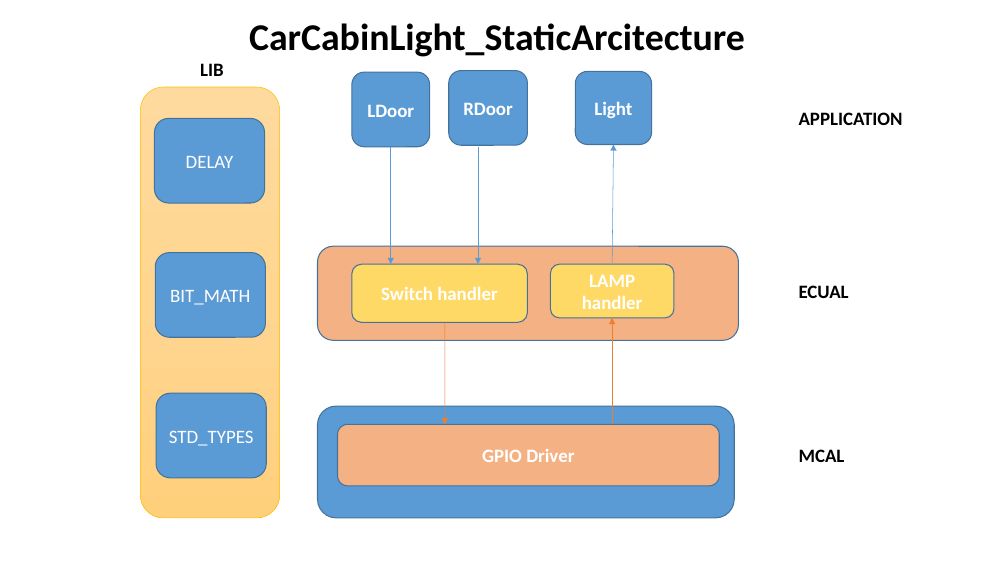
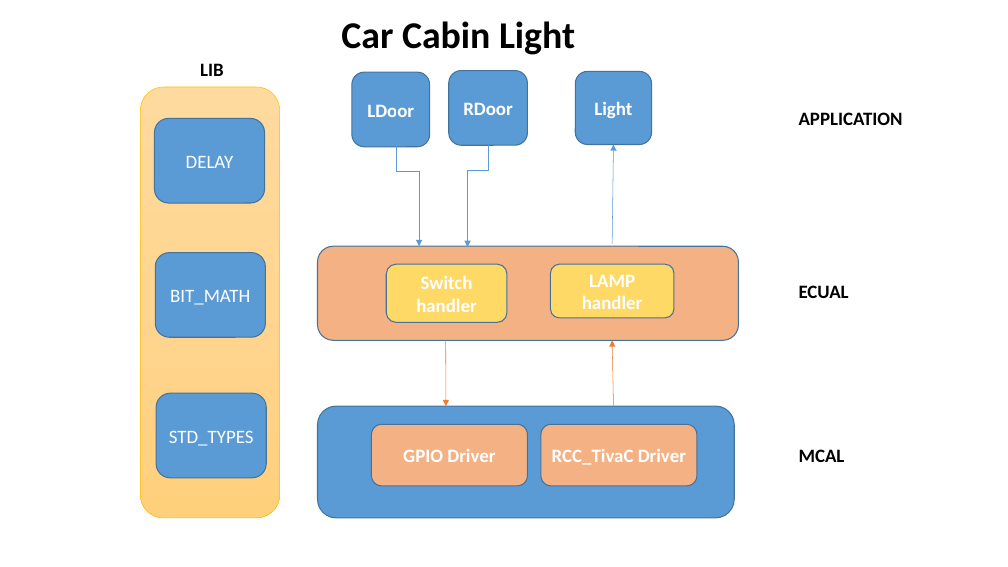
Before and after one commit to Nafe3/AUTOSAR_TIVAC, a slide deck: slide 1 of CabinCarLamp_StaticArchitecture.pptx. Drawn at 1008x567 pixels with LibreOffice and Linux fonts; fonts in the diff are those of the drawing. Boxes give left, top, right and bottom in pixels: in the first picture for what was removed or moved away, otherwise in the second. Text is boxed around its words. In the diff, an @@ line names an element or a change of style, - is before the commit and + after.

```diff
--- a/CabinCarLamp_StaticArchitecture.pptx
+++ b/CabinCarLamp_StaticArchitecture.pptx
@@ text at bbox=[341, 21, 575, 55]: text changed @@
-CarCabinLight_StaticArcitecture
+Car Cabin Light
@@ elbow arrow added from (396, 96) to (419, 247), #5B9BD5 0.5 pt @@
@@ arrow removed from (391, 147) to (391, 264) @@
@@ elbow arrow moved from (478, 147) - (478, 264) to (488, 145) - (467, 247) @@
@@ arrow moved from (613, 263) - (614, 144) to (613, 244) - (614, 144) @@
@@ rounded rectangle "Switch handler": place and size @@
-rounded rectangle "Switch handler" at bbox=[352, 264, 527, 322]
+rounded rectangle "Switch handler" at bbox=[386, 264, 507, 322]
@@ arrow moved from (445, 322) - (445, 424) to (446, 340) - (446, 406) @@
@@ arrow moved from (613, 424) - (613, 318) to (614, 406) - (613, 340) @@
@@ rounded rectangle "GPIO Driver": place and size @@
-rounded rectangle "GPIO Driver" at bbox=[337, 424, 719, 486]
+rounded rectangle "GPIO Driver" at bbox=[371, 424, 527, 486]
@@ rounded rectangle added at bbox=[541, 424, 697, 486], fill #F4B183, outline #43739E 1 pt, 18 pt, text #FFFFFF, bold @@
+RCC_TivaC Driver
```
Also in this commit, not shown: 1 other slide changed, 5 slides added, 1 slide removed, 1 other file.
